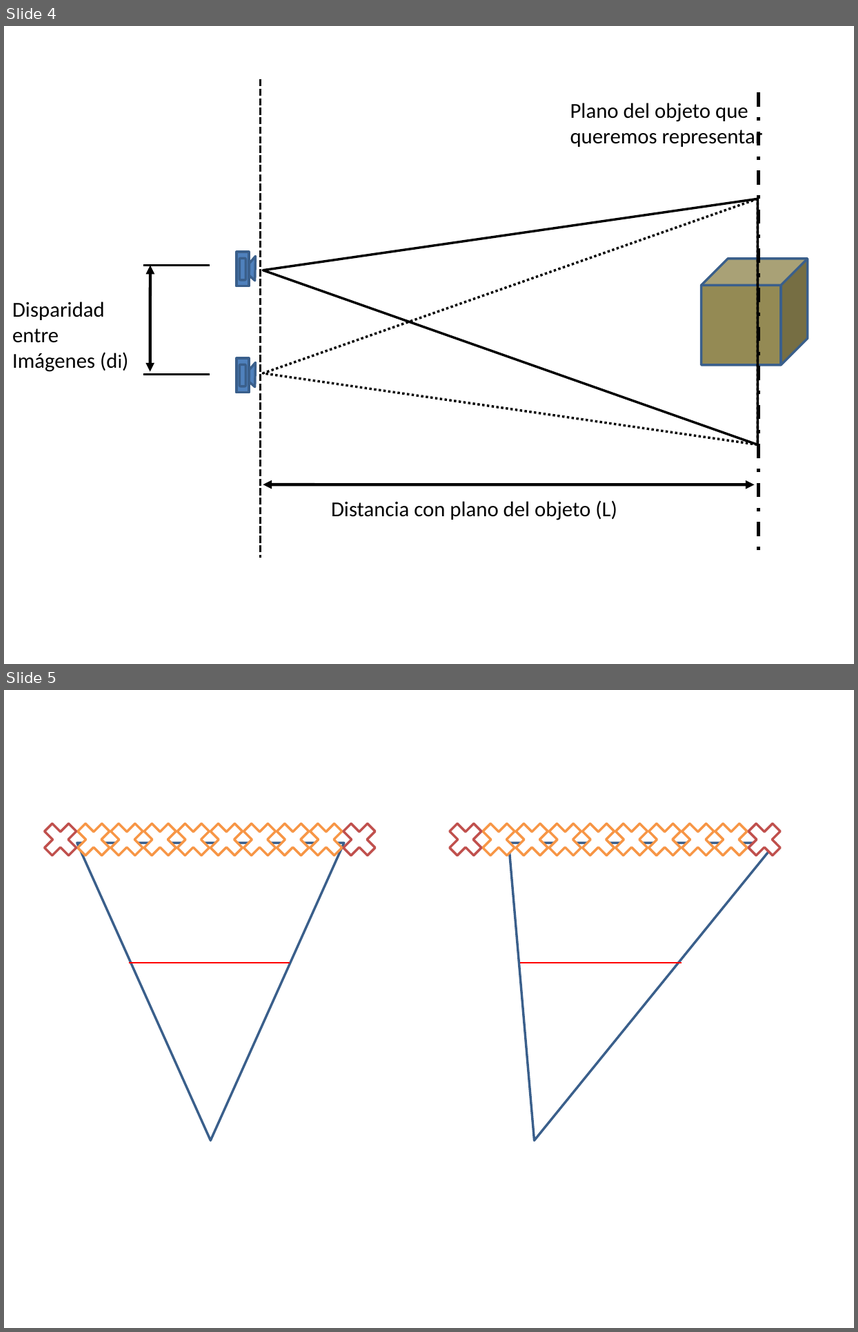
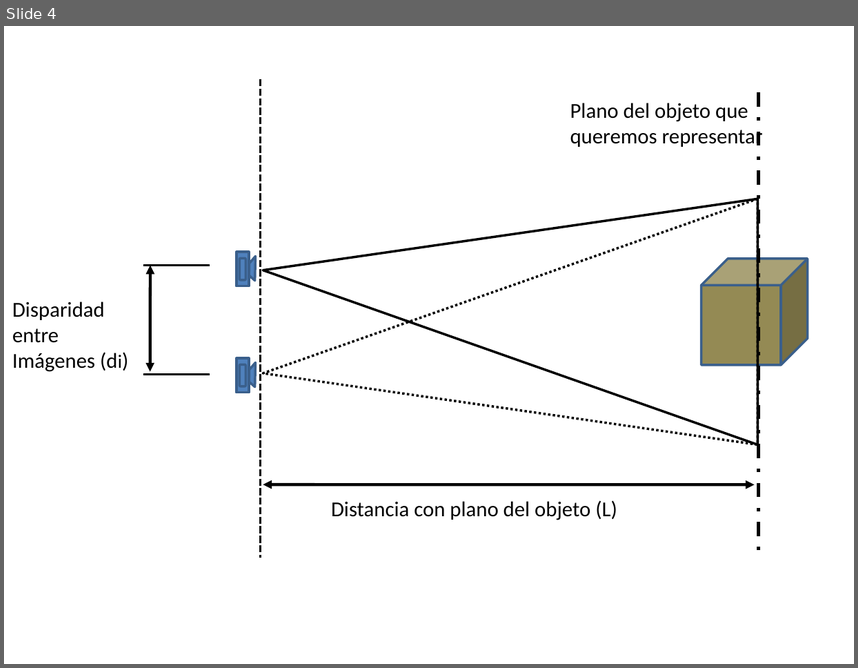
Before and after one commit to argosen/Memoria-proyecto, a slide deck: Imagenes/imagenesGeneradas.pptx. Shown one above the other, each under a label of ours: slides 4 and 5 before the commit, slide 4 after it. The pictures are 858x1332 and 858x668 pixels, drawn with LibreOffice and Linux fonts; fonts in the diff are those of the drawing. Boxes give left, top, right and bottom in pixels: in the first picture for what was removed or moved away, otherwise in the second. Text is boxed around its words. In the diff, an @@ line names an element or a change of style, - is before the commit and + after.

```diff
--- a/Imagenes/imagenesGeneradas.pptx
+++ b/Imagenes/imagenesGeneradas.pptx
@@ slide 5 removed at [4, 690, 854, 1328], background #FFFFFF @@
@@ cross removed at [37, 816, 84, 862] @@
@@ cross removed at [70, 816, 117, 862] @@
@@ cross removed at [103, 816, 150, 862] @@
@@ cross removed at [136, 816, 183, 862] @@
@@ cross removed at [170, 816, 217, 862] @@
@@ cross removed at [203, 816, 250, 862] @@
@@ cross removed at [236, 816, 283, 862] @@
@@ cross removed at [269, 816, 316, 862] @@
@@ cross removed at [303, 816, 350, 862] @@
@@ cross removed at [337, 816, 383, 862] @@
@@ cross removed at [443, 816, 489, 862] @@
@@ cross removed at [476, 816, 523, 862] @@
@@ cross removed at [509, 816, 556, 862] @@
@@ cross removed at [542, 816, 589, 862] @@
@@ cross removed at [575, 816, 622, 862] @@
@@ cross removed at [608, 816, 655, 862] @@
@@ cross removed at [642, 816, 688, 862] @@
@@ cross removed at [675, 816, 722, 862] @@
@@ cross removed at [708, 816, 755, 862] @@
@@ cross removed at [741, 816, 788, 862] @@
@@ triangle removed at [77, 843, 344, 1141] @@
@@ triangle removed at [509, 843, 776, 1141] @@
@@ line removed from (129, 963) to (290, 963) @@
@@ line removed from (521, 963) to (682, 963) @@
```
Also in this commit, not shown: 3 slides added, 8 other files.
